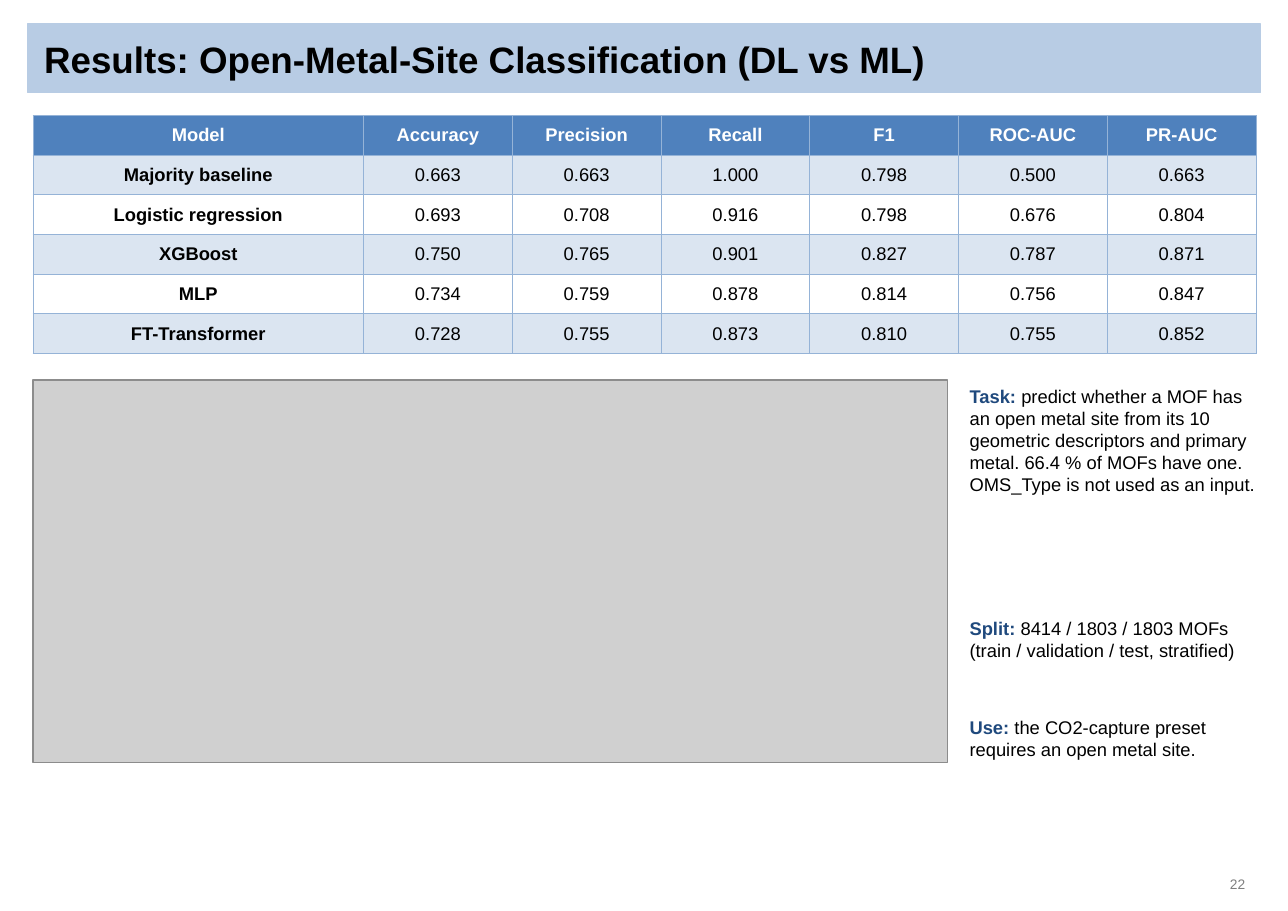
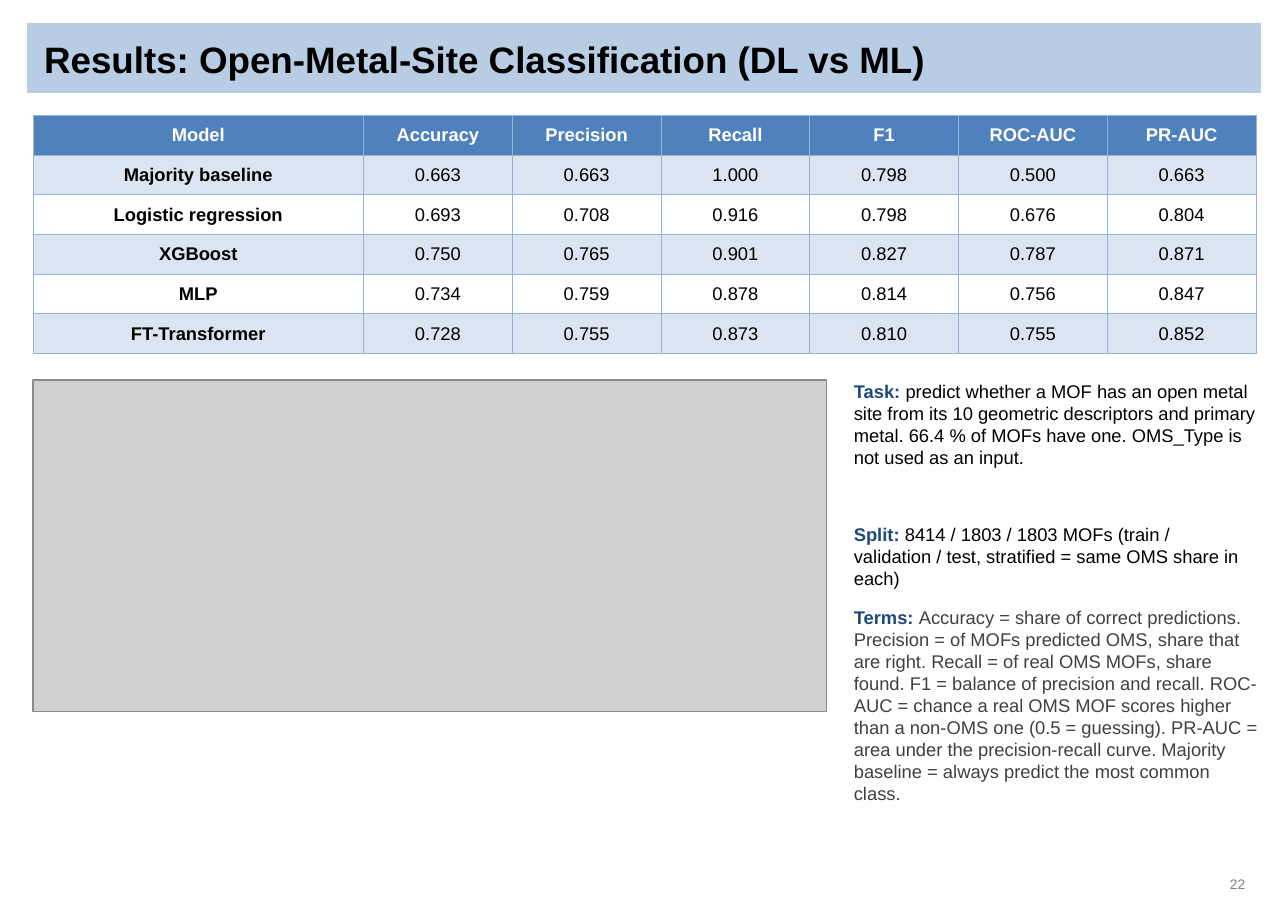
Before and after one commit to Sai-Mohith24/MOFChat-AI-Driven-Material-Recommendation-, a slide deck: slide 22 of reviews/final_review/MOFChat_Final_Review.pptx. Drawn at 1288x911 pixels with LibreOffice and Linux fonts; fonts in the diff are those of the drawing; grey boxes stand for pictures. Boxes give left, top, right and bottom in pixels: in the first picture for what was removed or moved away, otherwise in the second. Text is boxed around its words. In the diff, an @@ line names an element or a change of style, - is before the commit and + after.

```diff
--- a/reviews/final_review/MOFChat_Final_Review.pptx
+++ b/reviews/final_review/MOFChat_Final_Review.pptx
@@ picture: place and size @@
-picture at (33, 380, 948, 762)
+picture at (33, 380, 826, 712)
@@ text "Task: predict whether a MOF ..." rewrapped from (970, 389, 1255, 495) to (854, 384, 1255, 468) @@
@@ text at (854, 527, 1238, 589): text changed @@
-Split: 8414 / 1803 / 1803 MOFs (train / validation / test, stratified)
+Split: 8414 / 1803 / 1803 MOFs (train / validation / test, stratified = same OMS share in each)
@@ text at (854, 610, 1257, 800): text changed; text colour #000000 to #404040 @@
-Use: the CO2-capture preset requires an open metal site.
+Terms: Accuracy = share of correct predictions. Precision = of MOFs predicted OMS, share that are right. Recall = of real OMS MOFs, share found. F1 = balance of precision and recall. ROC-AUC = chance a real OMS MOF scores higher than a non-OMS one (0.5 = guessing). PR-AUC = area under the precision-recall curve. Majority baseline = always predict the most common class.
```
Also in this commit, not shown: 30 other slides changed, 3 other files.
